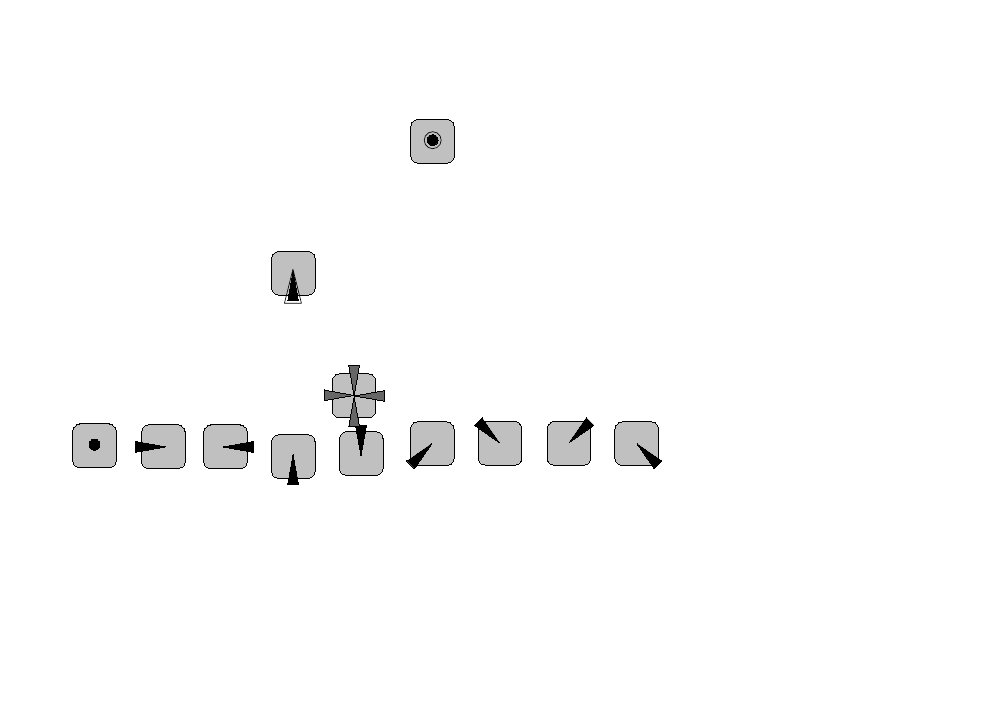
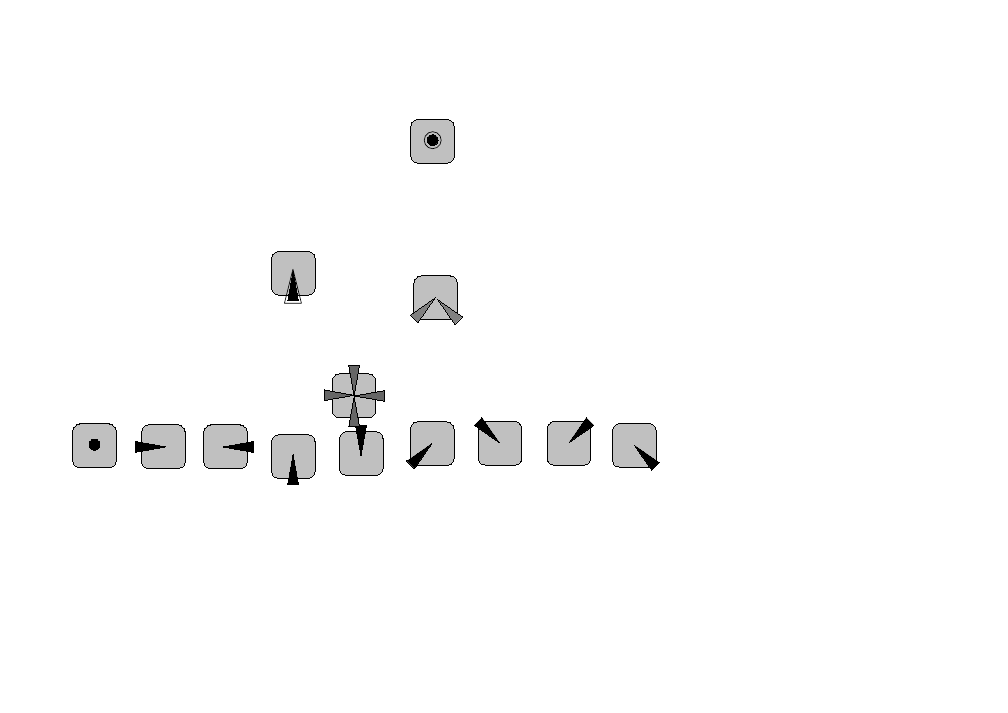
Before and after one commit to me-no-dev/multiwii, a slide deck: slide 3 of branches/Hamburger/MultiWii-StickConfiguration-18_v0-57721.odp. Drawn at 1008x713 pixels with LibreOffice and Linux fonts; fonts in the diff are those of the drawing. Boxes give left, top, right and bottom in pixels: in the first picture for what was removed or moved away, otherwise in the second. Text is boxed around its words. In the diff, an @@ line names an element or a change of style, - is before the commit and + after.

```diff
--- a/branches/Hamburger/MultiWii-StickConfiguration-18_v0-57721.odp
+++ b/branches/Hamburger/MultiWii-StickConfiguration-18_v0-57721.odp
@@ triangle added at (410,294,438,322), fill #808080, outline #000000 0 pt @@
@@ freeform shape added at (414,276,458,320), fill #C0C0C0, outline #000000 0 pt @@
@@ triangle added at (434,296,462,324), fill #808080, outline #000000 0 pt @@
@@ freeform shape at (613,423,657,467): outline redrawn @@
```
Also in this commit, not shown: 2 other slides changed, 1 other file.
